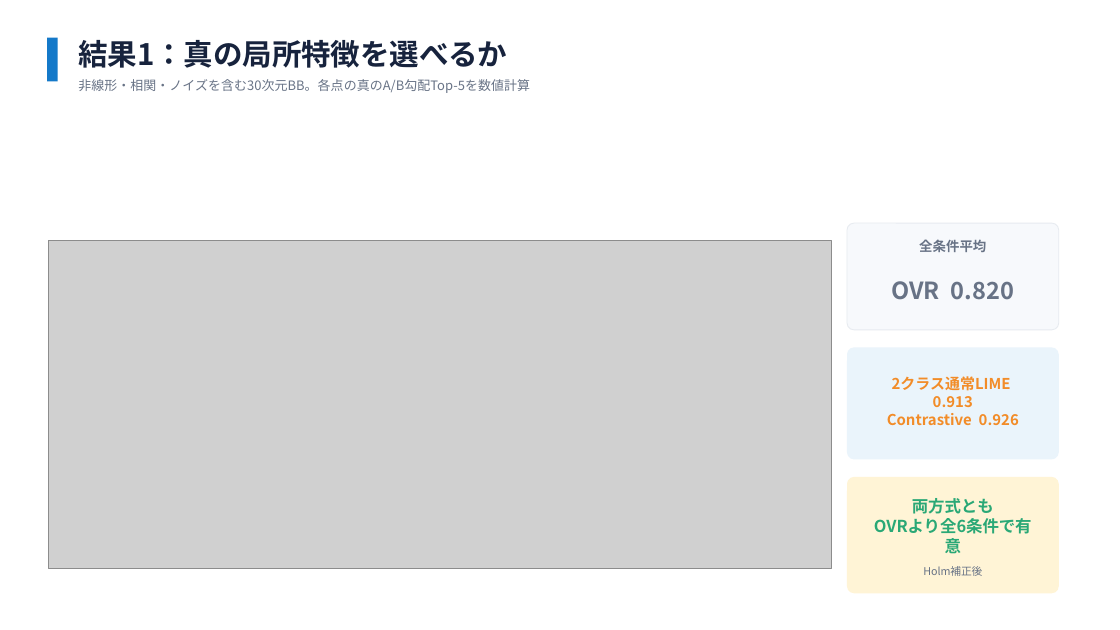
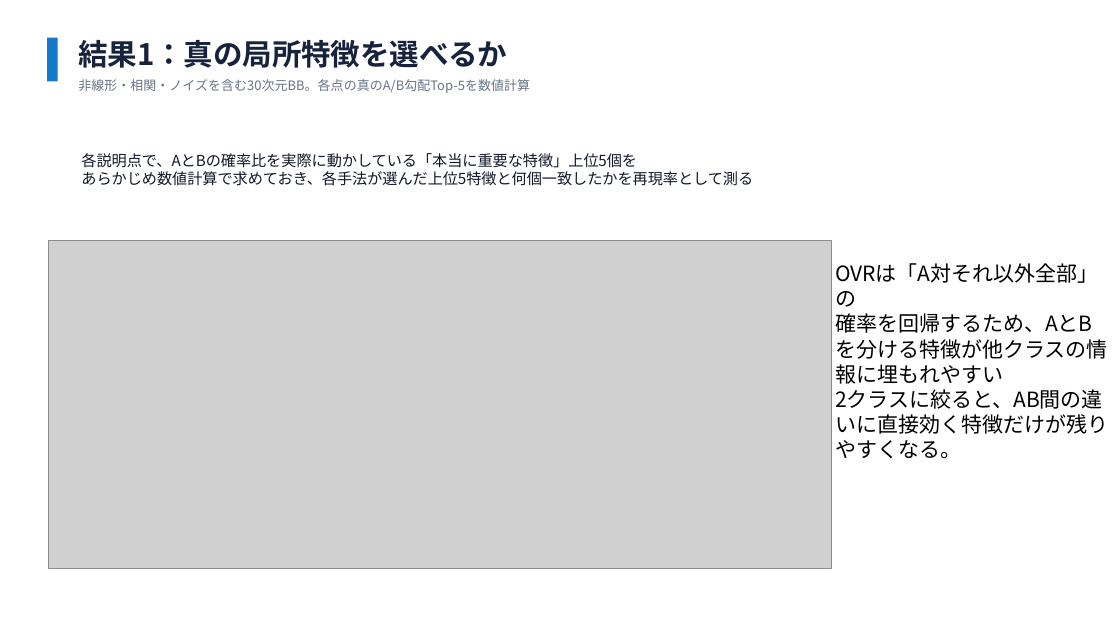
Before and after one commit to SoutaIkegame/Multi-Class-LIME-v2, a slide deck: slide 24 of pptx/MIDTERM_PRESENTATION_v3.pptx. Drawn at 1120x630 pixels with LibreOffice and Linux fonts; fonts in the diff are those of the drawing; grey boxes stand for pictures. Boxes give left, top, right and bottom in pixels: in the first picture for what was removed or moved away, otherwise in the second. Text is boxed around its words. In the diff, an @@ line names an element or a change of style, - is before the commit and + after.

```diff
--- a/pptx/MIDTERM_PRESENTATION_v3.pptx
+++ b/pptx/MIDTERM_PRESENTATION_v3.pptx
@@ text added at <box>81,153,753,186</box>, 13 pt, text #111827 @@
+各説明点で、AとBの確率比を実際に動かしている「本当に重要な特徴」上位5個を
+あらかじめ数値計算で求めておき、各手法が選んだ上位5特徴と何個一致したかを再現率として測る
@@ rounded rectangle removed at <box>847,223,1059,330</box> @@
@@ text removed at <box>919,239,986,252</box> @@
-全条件平均
@@ text added at <box>835,263,1103,459</box>, 18 pt, text #000000 @@
+OVRは「A対それ以外全部」の
+確率を回帰するため、AとBを分ける特徴が他クラスの情報に埋もれやすい
+2クラスに絞ると、AB間の違いに直接効く特徴だけが残りやすくなる。
@@ text removed at <box>891,281,1014,300</box> @@
-OVR 0.820
@@ rounded rectangle removed at <box>847,348,1059,460</box> @@
@@ text removed at <box>887,376,1019,425</box> @@
-2クラス通常LIME 0.913
-Contrastive 0.926
@@ rounded rectangle removed at <box>847,477,1059,594</box> @@
@@ text removed at <box>912,498,994,514</box> @@
-両方式とも
-OVRより全6条件で有意
@@ text removed at <box>923,566,982,576</box> @@
-Holm補正後
```
Also in this commit, not shown: 4 other slides changed, 2 other files.
